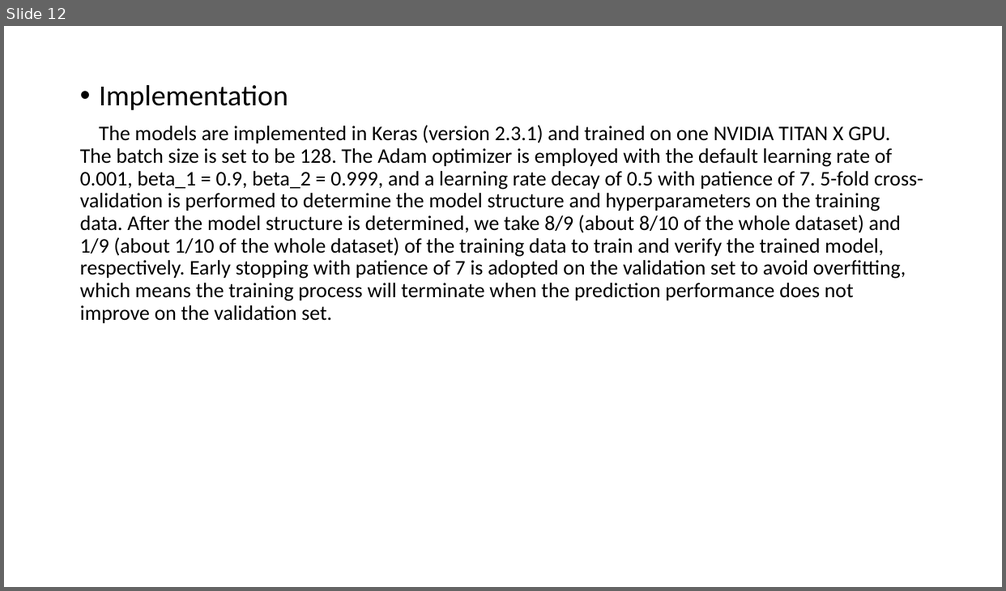
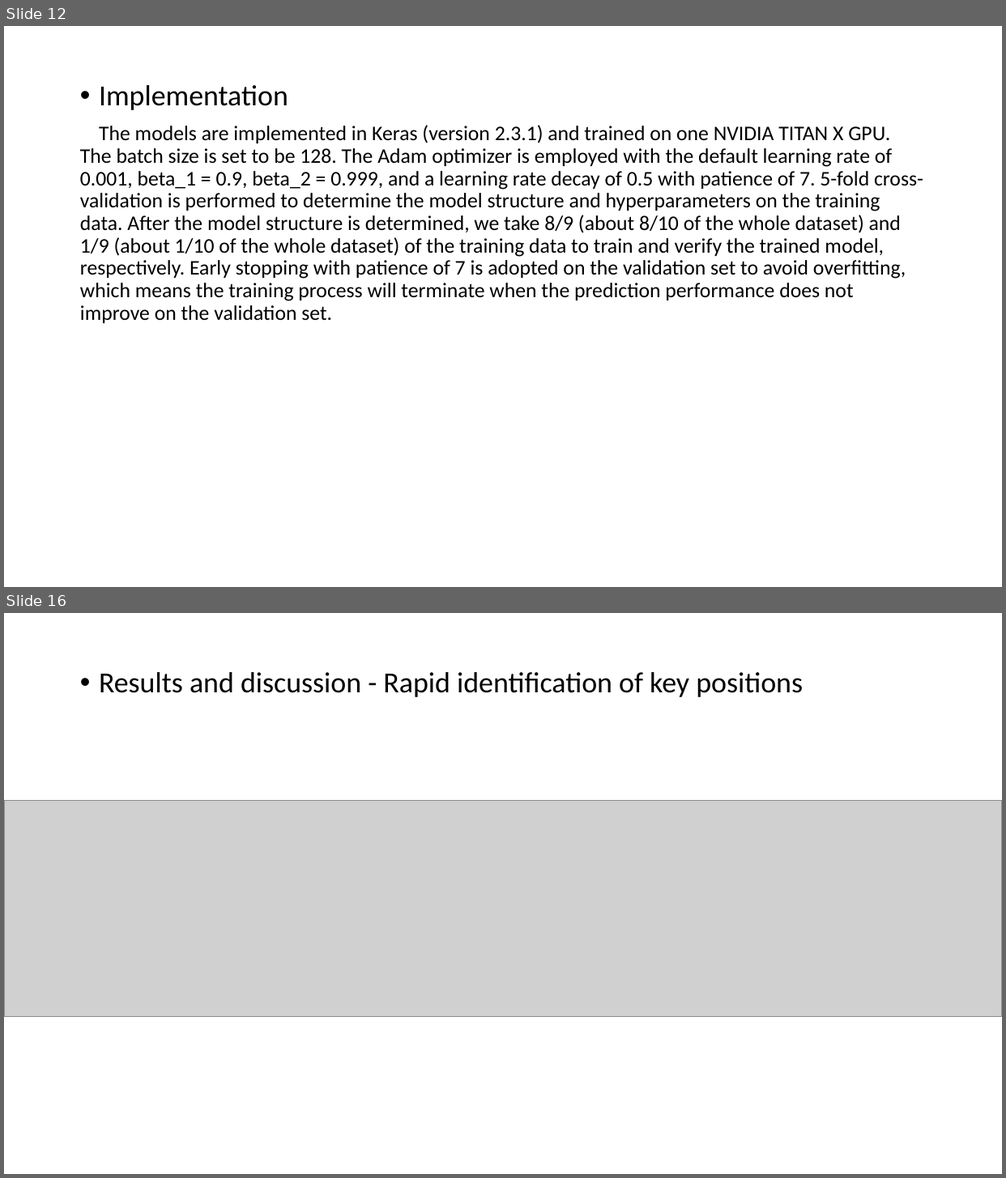
Before and after one commit to YanChengHuang/paper_implement, a slide deck: LA6mA/Presentation/LA6mA.pptx. Shown one above the other, each under a label of ours: slide 12 before the commit, slides 12 and 16 after it; the slides between them are not shown. The pictures are 1006x591 and 1006x1178 pixels, drawn with LibreOffice and Linux fonts; fonts in the diff are those of the drawing; grey boxes stand for pictures. Boxes give left, top, right and bottom in pixels: in the first picture for what was removed or moved away, otherwise in the second. Text is boxed around its words. In the diff, an @@ line names an element or a change of style, - is before the commit and + after.

```diff
--- a/LA6mA/Presentation/LA6mA.pptx
+++ b/LA6mA/Presentation/LA6mA.pptx
@@ slide 16 added at bbox=[4, 613, 1002, 1174], background #FFFFFF @@
@@ text added at bbox=[99, 672, 803, 697], 28 pt, text #000000 @@
+• Results and discussion - Rapid identification of key positions
@@ picture added at bbox=[4, 801, 1002, 1017] @@
```
Also in this commit, not shown: 4 other slides added.
